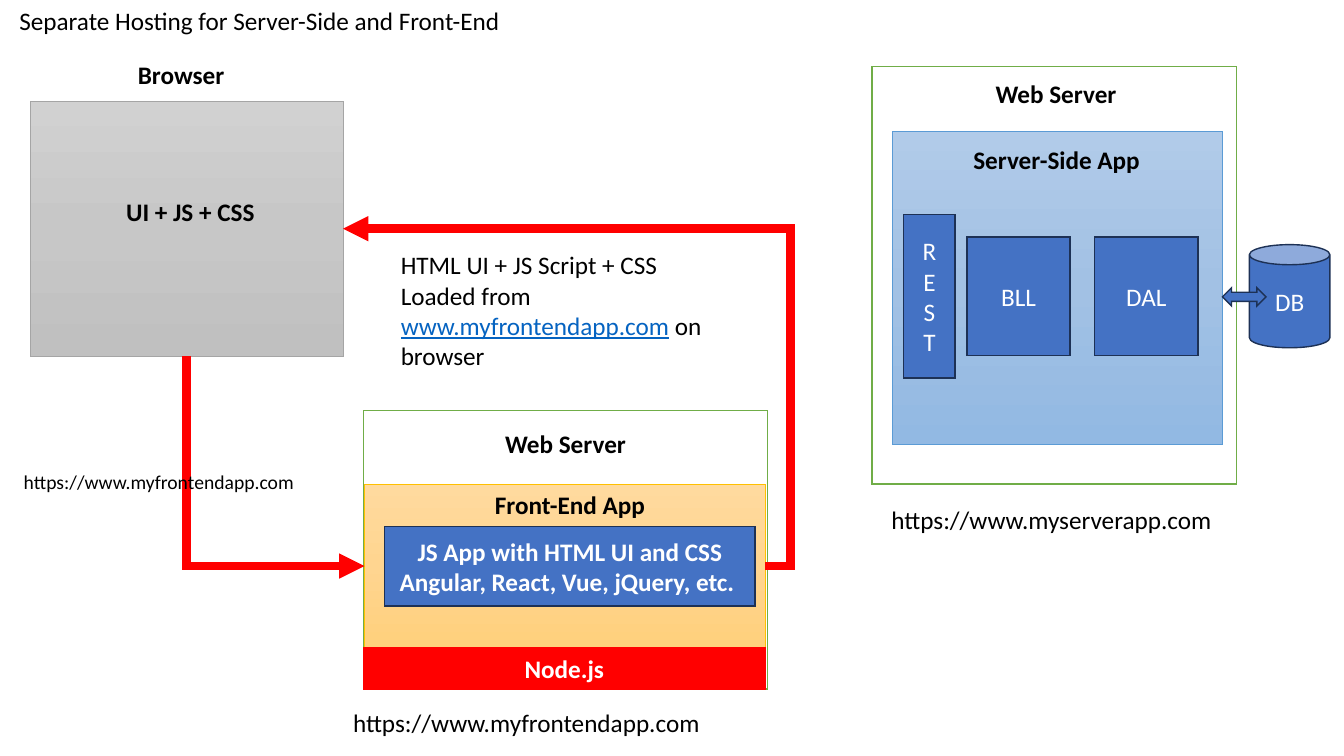
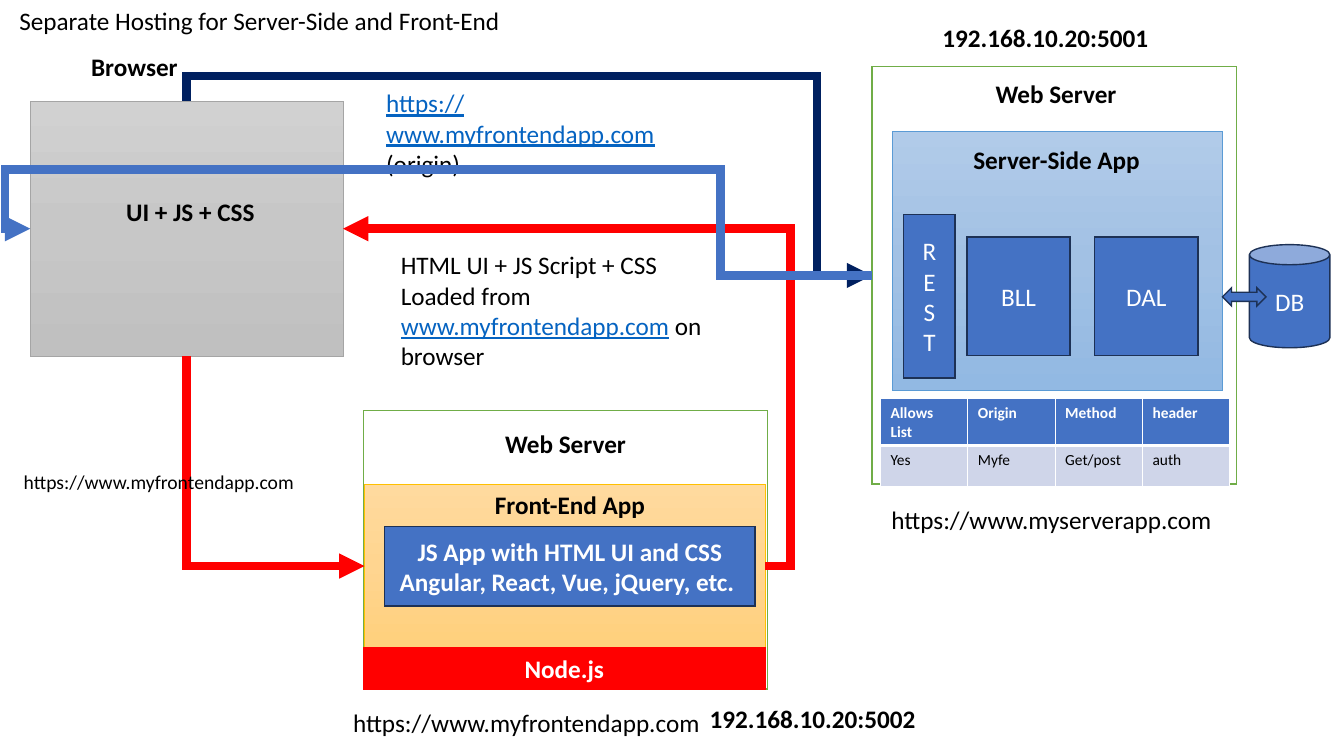
Before and after one commit to maheshsabnis/ugam, a slide deck: slide 23 of Training_Presentetions.pptx. Drawn at 1344x756 pixels with LibreOffice and Linux fonts; fonts in the diff are those of the drawing. Boxes give left, top, right and bottom in pixels: in the first picture for what was removed or moved away, otherwise in the second. Text is boxed around its words. In the diff, an @@ line names an element or a change of style, - is before the commit and + after.

```diff
--- a/Training_Presentetions.pptx
+++ b/Training_Presentetions.pptx
@@ text added at <box>942,29,1148,48</box>, 18 pt, text #000000, bold @@
+192.168.10.20:5001
@@ text "Browser": place and size @@
-text "Browser" at <box>138,67,225,85</box>
+text "Browser" at <box>91,59,178,77</box>
@@ elbow arrow added from (187, 101) to (872, 275), #002060 6 pt @@
@@ text added at <box>386,94,654,178</box>, 18 pt, text #0563C1, underline @@
+https://www.myfrontendapp.com (origin)
@@ rectangle: place and size @@
-rectangle at <box>892,131,1223,444</box>
+rectangle at <box>892,131,1223,390</box>
@@ elbow arrow added from (872, 275) to (30, 229), #4472C4 6 pt @@
@@ table added at <box>881,398,1232,486</box>, 2 rows, 4 columns @@
+Allows List | Origin | Method | header
+Yes | Myfe | Get/post | auth
@@ text added at <box>710,710,916,729</box>, 18 pt, text #000000, bold @@
+192.168.10.20:5002
```
Also in this commit, not shown: 1 slide added, 4 other files.
